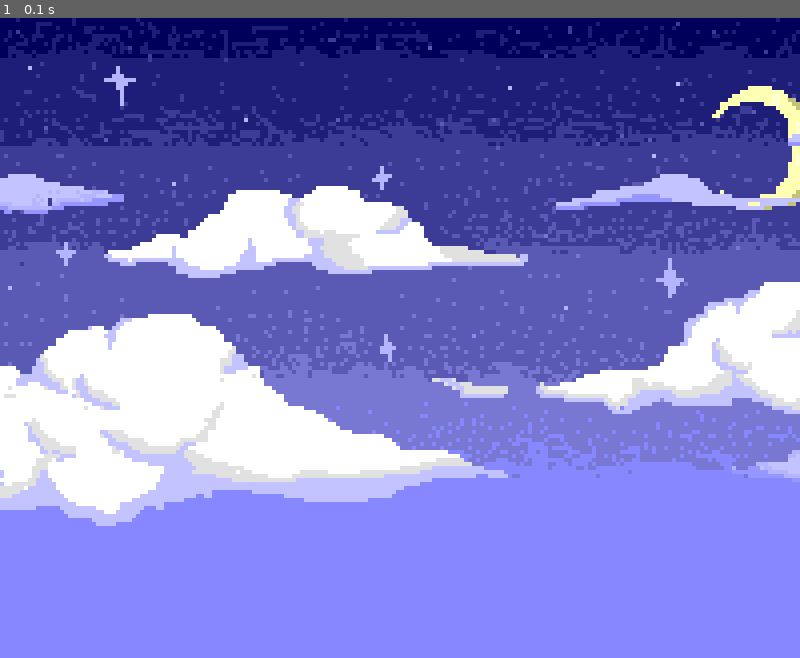
Above: before the commit, frame 1.
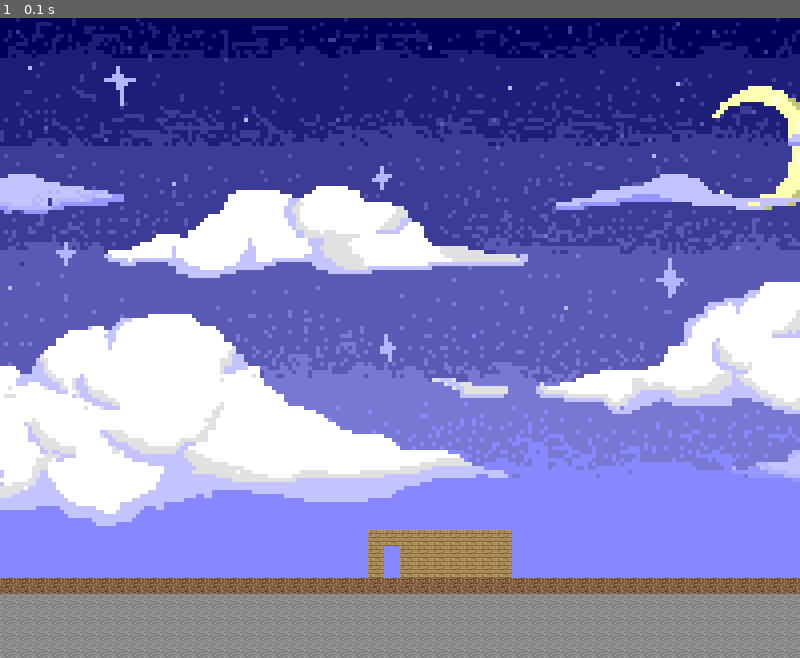
Above: after the commit, the same moment.

Repository: EvannBerthou/Pygame-RPG
Game: pygame game, started from main.py
Two runs of this game, one before a commit and one after it. Both use one fixed random seed, a clock stepped at 60 frames per second and the inputs below.
Inputs:
- Up to frame 1 (0.1 s): no input

The runs differ from the first frame. In frame 1, 14% of the frame differs, in the area x 0-100%, y 80-100%.

Commit message:
Map Generator

Diff:
--- a/CONST.py
+++ b/CONST.py
@@ -1,9 +1,20 @@
 WINDOW_HEIGHT = 640
 WINDOW_WIDTH = 800
 
+TILE_SIZE = 16
+
 #COLORS
-COLOR_BLACK = (0,0,0)
-COLOR_WHITE = (255,255,255)
-COLOR_RED = (255,0,0)
-COLOR_GREEN = (0,255,255)
-COLOR_BLUE = (0,0,255)
+COLOR_BLACK = (0,0,0,255)
+COLOR_WHITE = (255,255,255,255)
+COLOR_RED = (255,0,0,255)
+COLOR_GREEN = (0,255,0,255)
+COLOR_BLUE = (0,0,255,255)
+
+
+#TILES
+DIRT = "Graphics/dirt.jpg"
+STONE = "Graphics/stone.jpg"
+WOOD = "Graphics/wood.jpg"
+
+#COLOR TO TILE
+TILES = dict([(COLOR_RED, DIRT),(COLOR_BLUE,WOOD), (COLOR_GREEN, STONE)])
--- /dev/null
+++ b/Map.py
@@ -0,0 +1,22 @@
+import pygame
+from CONST import *
+from PIL import Image
+
+class Map:
+    def DrawTile(self,x,y,TILE):
+        tile = pygame.image.load(TILE)
+        tile = pygame.transform.scale(tile, (TILE_SIZE, TILE_SIZE))
+        self.window.blit(tile,(x,y))
+
+    def __init__(self, window):
+        self.window = window
+
+        im = Image.open('Graphics/Map.png')
+        pix = im.load()
+        for x in range(im.size[0]):
+            for y in range(im.size[1]):
+                if pix[x,y][3] is not 0:
+                    if pix[x,y] in TILES:
+                        self.DrawTile(x * TILE_SIZE, y * TILE_SIZE, TILES[pix[x,y]])
+                    else:
+                        print("{} not defined".format(pix[x,y]))
--- /dev/null
+++ b/Player.py
@@ -0,0 +1,4 @@
+from CONST import *
+
+class Player:
+    def __init__(self, x, y):
--- a/main.py
+++ b/main.py
@@ -1,11 +1,16 @@
 import pygame
 from pygame.locals import *
 from CONST import *
+import Map
 
+pygame.init()
 window = pygame.display.set_mode((WINDOW_WIDTH,WINDOW_HEIGHT))
 
 sky = pygame.image.load("Graphics/sky.png")
 Sky = window.blit(sky,(0,0))
+
+map = Map.Map(window)
+
 pygame.display.update()
 
 while True:
Binary file added: Graphics/Map.png
Binary file added: Graphics/dirt.jpg
Binary file added: Graphics/stone.jpg
Binary file added: Graphics/wood.jpg
